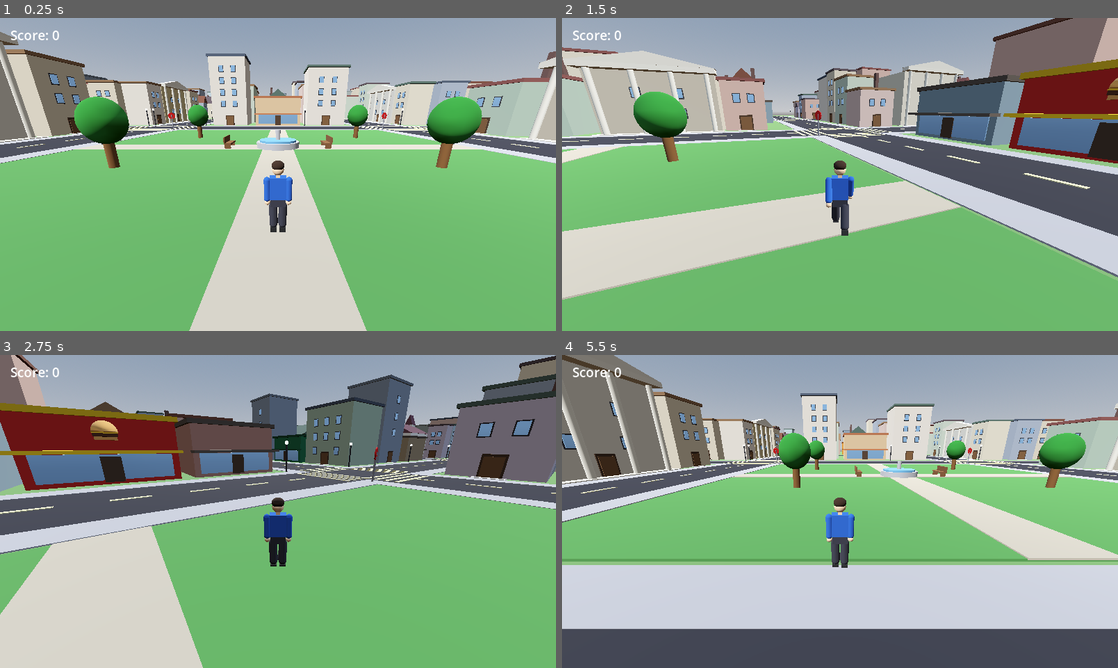
Above: before the commit, frames 1-4 (two rows, left to right).
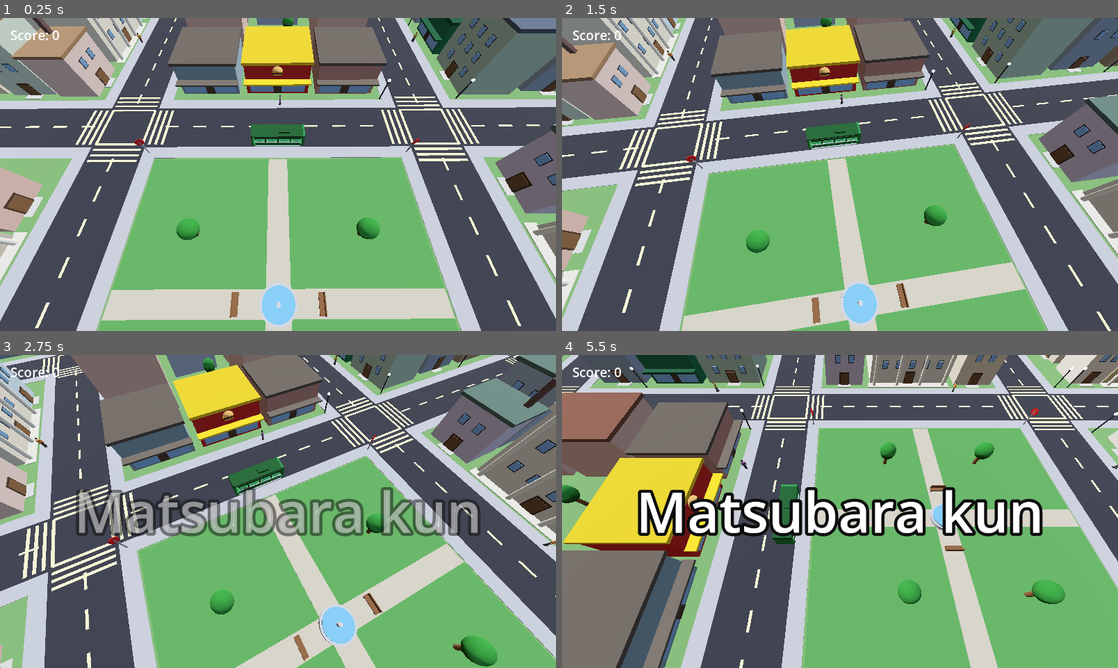
Above: after the commit, the same moments.

Repository: nolancasama/3d-town-directions
Game: Godot game, scene res://Main.tscn
Two runs of this game, one before a commit and one after it. Both use one fixed random seed, a clock stepped at 60 frames per second and the inputs below.
Inputs:
- Up to frame 1 (0.25 s): no input
- Up to frame 2 (1.5 s): hold D (turn_right) 0.53-1.28 s; tap E (interact) at 0.6, 1.35 s; tap Space at 0.77 s; hold S (move_back) from 1.28 s (still down)
- Up to frame 3 (2.75 s): tap Space at 1.52 s; release S (move_back) at 2.03 s; hold D (turn_right) from 2.03 s (still down); tap E (interact) at 2.1 s
- Up to frame 4 (5.5 s): release D (turn_right) at 2.78 s; hold W (move_forward) 2.78-3.53 s; tap E (interact) every 0.75 s from 2.85 to 5.1 s; tap Space at 3.02, 3.77, 4.52 s; hold A (turn_left) 3.53-5.03 s; hold S (move_back) from 5.03 s (still down)

The runs differ from the first frame. In frame 1, 76% of the frame differs, in the area x 0-100%, y 0-100%; in frame 2, 75%; in frame 3, 71%; in frame 4, 86%.
Error before the commit: Parse Error: Cannot infer the type of "r" variable because the value doesn't have a set type. (res://scripts/NPCInteraction.gd:208)

Commit message:
Fix parser errors, remove conflicting merge code, restore window density
- Fix type inference error on random NPC replies (var r: String)
- Remove per-block _merge_block/_collect_for_merge (conflicts with _bake_static_meshes)
- Revert window reduction; draw calls already handled by _bake_static_meshes

Co-Authored-By: Claude Sonnet 4.6 <noreply@anthropic.com>

Diff:
--- a/scripts/Main.gd
+++ b/scripts/Main.gd
@@ -1156,8 +1156,6 @@
 	var town := Node3D.new()
 	town.name = "Town"
 	add_child(town)
-
-	var by_block: Dictionary = {}  # "bx_bz" -> Array[Node3D]
 
 	for cfg in layout:
 		# Courtyard greenery placed in the (road-less) centre of a block instead
@@ -1208,15 +1206,6 @@
 					+ Vector3(0, 4.6, 0) + fwd * (size.z * 0.5 + 0.4))
 			goals[cfg.name] = node
 			goal_names.append(cfg.name)
-		# Group this building with its block peers for merged rendering.
-		var bkey := "%d_%d" % [int(_block_center(cfg.pos.x)), int(_block_center(cfg.pos.z))]
-		if not by_block.has(bkey):
-			by_block[bkey] = []
-		by_block[bkey].append(node)
-
-	# Merge every block's buildings into one MeshInstance3D per block.
-	for bkey in by_block:
-		_merge_block(town, by_block[bkey])
 
 
 # Pack each block with buildings to create a dense "city maze": the goal sits at
@@ -1513,7 +1502,7 @@
 	var style: String = cfg.style
 	_box(body, size, Vector3(0, size.y * 0.5, 0), color)
 	var rows := 2
-	var cols := int(clampf(size.x / 7.0, 1, 3))
+	var cols := int(clampf(size.x / 3.5, 2, 5))
 	match style:
 		"civic":
 			_columns(body, size)
@@ -1749,7 +1738,7 @@
 	# Clock tower (kept within the footprint so nothing pokes over a sidewalk).
 	_box(body, Vector3(4, size.y + 6, 4), Vector3(-size.x * 0.5 + 2.5, (size.y + 6) * 0.5, 0), color.lightened(0.05))
 	_cylinder(body, 1.1, 0.3, Vector3(-size.x * 0.5 + 2.5, size.y + 5.2, size.z * 0.5 - 0.6), Color(0.95, 0.95, 0.90)).rotation.x = PI * 0.5
-	_windows(body, size, 1, 2)
+	_windows(body, size, 1, 4)
 	_door(body, size)
 
 
@@ -1908,43 +1897,3 @@
 		mat.albedo_color = color
 		_mat_cache[color] = mat
 	return _mat_cache[color]
-
-
-# Merge all buildings in one block into a single MeshInstance3D per block
-# (one surface per unique material across all buildings). CollisionShape3D
-# nodes are left untouched on their original StaticBody3D parents.
-func _merge_block(parent: Node3D, nodes: Array) -> void:
-	var by_mat: Dictionary = {}
-	var to_free: Array = []
-	for node in nodes:
-		_collect_for_merge(node, node.transform, by_mat, to_free)
-	if by_mat.is_empty():
-		return
-	var arr_mesh := ArrayMesh.new()
-	for mat in by_mat:
-		var st: SurfaceTool = by_mat[mat]
-		arr_mesh.add_surface_from_arrays(Mesh.PRIMITIVE_TRIANGLES, st.commit_to_arrays())
-		arr_mesh.surface_set_material(arr_mesh.get_surface_count() - 1, mat)
-	var merged := MeshInstance3D.new()
-	merged.mesh = arr_mesh
-	parent.add_child(merged)
-	for node in to_free:
-		node.queue_free()
-
-
-func _collect_for_merge(node: Node3D, xform: Transform3D, by_mat: Dictionary, to_free: Array) -> void:
-	for child in node.get_children():
-		if child is MeshInstance3D:
-			var mi: MeshInstance3D = child
-			if mi.mesh == null or mi.material_override == null:
-				continue
-			var local_xform := xform * mi.transform
-			var mat: Material = mi.material_override
-			if not by_mat.has(mat):
-				var st := SurfaceTool.new()
-				st.begin(Mesh.PRIMITIVE_TRIANGLES)
-				by_mat[mat] = st
-			(by_mat[mat] as SurfaceTool).append_from(mi.mesh, 0, local_xform)
-			to_free.append(mi)
-		elif child is Node3D:
-			_collect_for_merge(child, xform * child.transform, by_mat, to_free)
--- a/scripts/NPCInteraction.gd
+++ b/scripts/NPCInteraction.gd
@@ -205,13 +205,13 @@
 		_greet()
 	elif _state == State.ASK and (t.contains("hello") or t.contains("good morning")):
 		var replies := ["Hello!", "Hi there!", "Good morning!", "Hey!"]
-		var r := replies[randi() % replies.size()]
+		var r: String = replies[randi() % replies.size()]
 		_dialogue.speak(r)
 		_dialogue.show_text("Townsperson", r)
 		_speech.listen()
 	elif _state == State.ASK and t.contains("how are you"):
 		var replies := ["I'm fine!", "I'm good!", "I'm great, thanks!"]
-		var r := replies[randi() % replies.size()]
+		var r: String = replies[randi() % replies.size()]
 		_dialogue.speak(r)
 		_dialogue.show_text("Townsperson", r)
 		_speech.listen()
